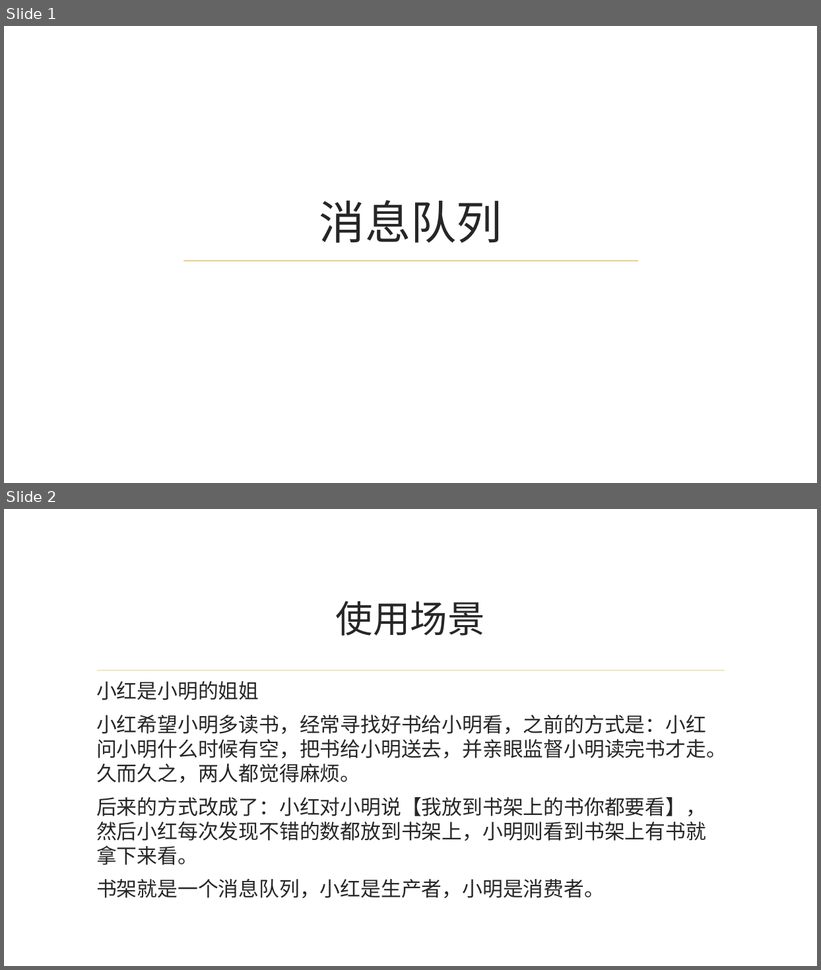
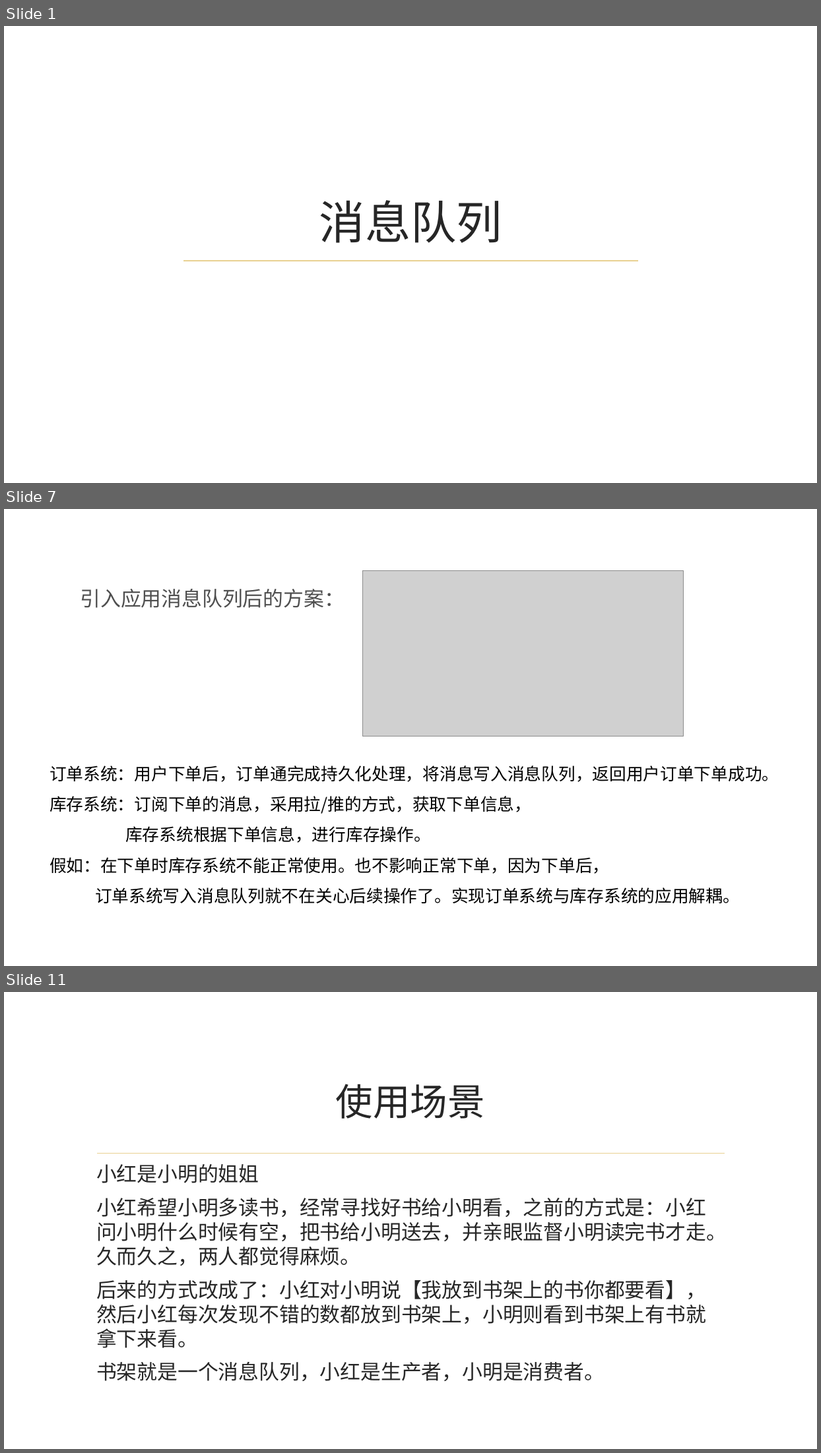
Before and after one commit to mmmhong/CPC, a slide deck: 消息队列/消息队列.pptx. Shown one above the other, each under a label of ours: slides 1 and 2 before the commit, slides 1, 7 and 11 after it; the slides between them are not shown. The pictures are 821x970 and 821x1453 pixels, drawn with LibreOffice and Linux fonts; fonts in the diff are those of the drawing; grey boxes stand for pictures; background and template pictures are left out. Boxes give left, top, right and bottom in pixels: in the first picture for what was removed or moved away, otherwise in the second. Text is boxed around its words. In the diff, an @@ line names an element or a change of style, - is before the commit and + after.

Commit message:
修改用例图 需求文档 消息队列PPT

```diff
--- a/消息队列/消息队列.pptx
+++ b/消息队列/消息队列.pptx
@@ slide 7 added at (x1=4, y1=509, x2=817, y2=966), background picture (left out) @@
@@ picture added at (x1=362, y1=570, x2=683, y2=737) @@
@@ text added at (x1=80, y1=589, x2=344, y2=608), 24 pt, text #4F4F4F @@
+引入应用消息队列后的方案：
@@ text added at (x1=50, y1=766, x2=779, y2=904), 20 pt, text #000000 @@
+订单系统：用户下单后，订单通完成持久化处理，将消息写入消息队列，返回用户订单下单成功。
+库存系统：订阅下单的消息，采用拉/推的方式，获取下单信息，
+库存系统根据下单信息，进行库存操作。
+假如：在下单时库存系统不能正常使用。也不影响正常下单，因为下单后，
+订单系统写入消息队列就不在关心后续操作了。实现订单系统与库存系统的应用解耦。
@@ what was slide 2 is now slide 11 @@
```
Also in this commit, not shown: 9 other slides added, 2 other files.
